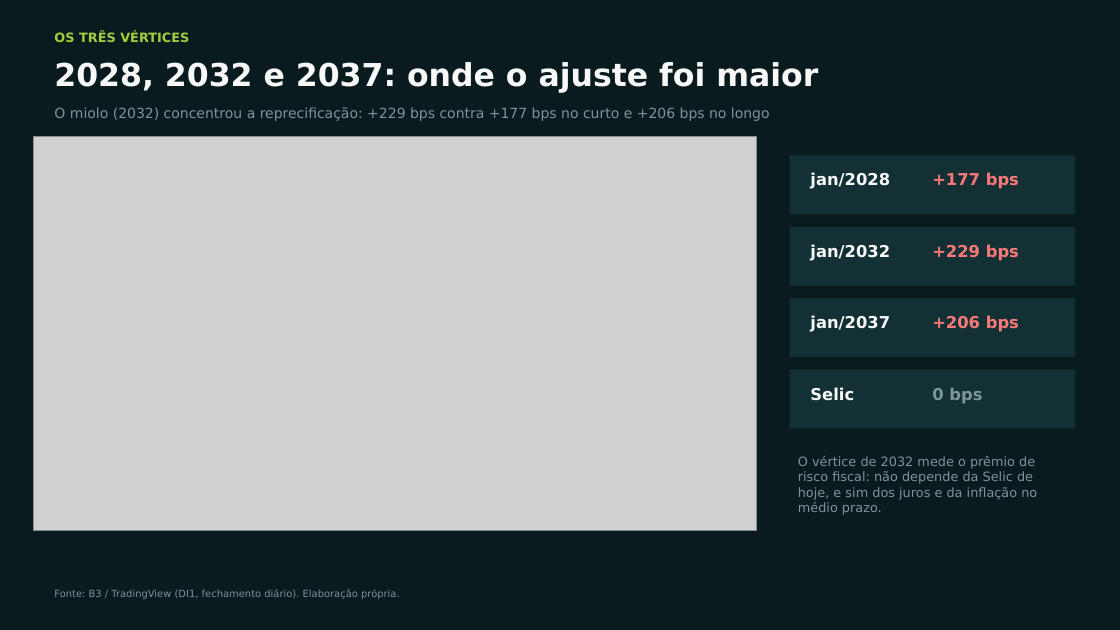
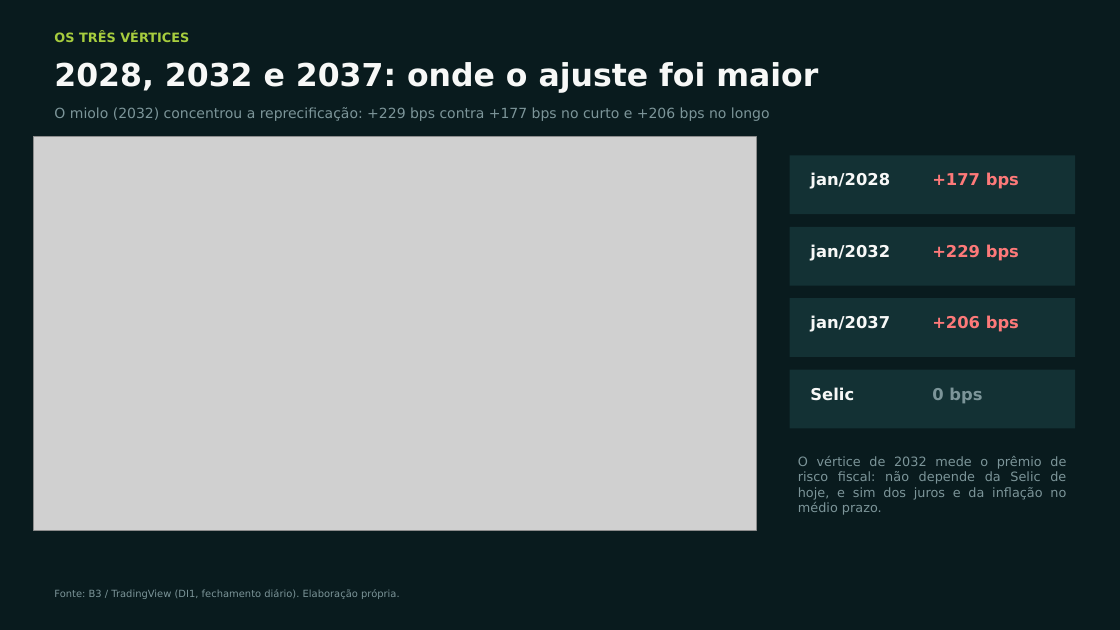
Before and after one commit to agentehermesreis/curva-di-2026, a slide deck: slide 4 of curva-di/Curva_DI_2028_2032_2037.pptx. Drawn at 1120x630 pixels with LibreOffice and Linux fonts; fonts in the diff are those of the drawing; grey boxes stand for pictures. Boxes give left, top, right and bottom in pixels: in the first picture for what was removed or moved away, otherwise in the second. Text is boxed around its words. In the diff, an @@ line names an element or a change of style, - is before the commit and + after.

```diff
--- a/curva-di/Curva_DI_2028_2032_2037.pptx
+++ b/curva-di/Curva_DI_2028_2032_2037.pptx
@@ text "O vértice de 2032 mede ..." at (x1=798, y1=456, x2=1066, y2=515): alignment left to justified @@
```
Also in this commit, not shown: 7 other slides changed, 8 other files.
